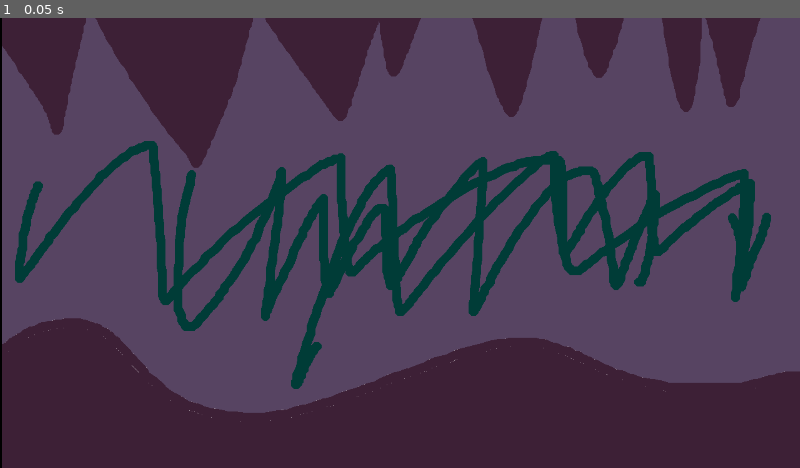
Above: before the commit, frame 1.
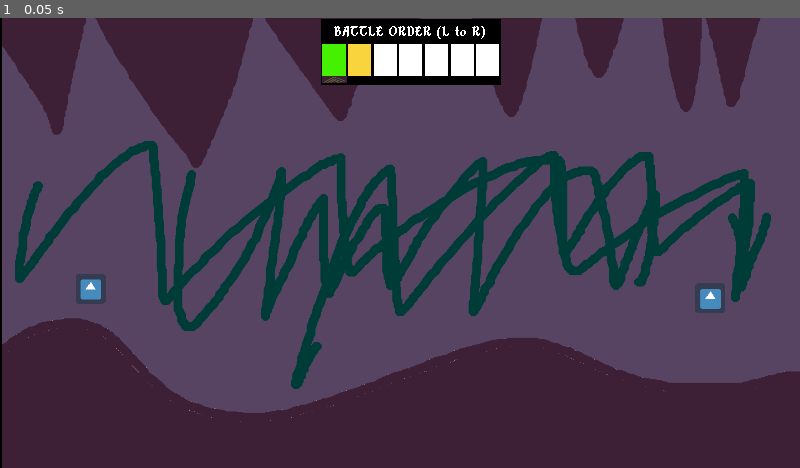
Above: after the commit, the same moment.

Repository: Xpost2000/G.G.D.C.-Team-Project
Game: Godot game, scene res://main_scene/GameBattleScene.tscn
The game is run twice, just before and just after one commit, with the same random seed, the same clock (stepped at 60 frames per second) and the same inputs. This scene is started directly instead of the project's main scene. The engine's default icon, where the game draws it, is replaced by a stand-in: a white triangle on a blue panel in a dark square.
Inputs:
- Up to frame 1 (0.05 s): no input

The runs differ from the first frame. In frame 1, 3.8% of the frame differs, in the area x 9-91%, y 0-66%.

Commit message:
more fleshing out

Diff:
--- a/main_scene/GameBattleScene.tscn
+++ b/main_scene/GameBattleScene.tscn
@@ -1,6 +1,13 @@
-[gd_scene load_steps=2 format=2]
+[gd_scene load_steps=6 format=2]
 
 [ext_resource path="res://images/battle/bkgrnds/dumpy_battle_cave_a.png" type="Texture" id=1]
+[ext_resource path="res://icon.png" type="Texture" id=2]
+[ext_resource path="res://fonts/Alkhemikal.ttf" type="DynamicFontData" id=3]
+[ext_resource path="res://images/ui/battle_ui_current_cursor.png" type="Texture" id=4]
+
+[sub_resource type="DynamicFont" id=1]
+size = 27
+font_data = ExtResource( 3 )
 
 [node name="BattleScene" type="Node2D"]
 
@@ -10,4 +17,105 @@
 position = Vector2( 643.722, 360.56 )
 texture = ExtResource( 1 )
 
+[node name="LeftSideParticipants" type="Node2D" parent="BattleLayer"]
+position = Vector2( 144.891, 433.395 )
+__meta__ = {
+"_edit_group_": true
+}
+
+[node name="Sprite" type="Sprite" parent="BattleLayer/LeftSideParticipants"]
+texture = ExtResource( 2 )
+
+[node name="RightSideParticipants" type="Node2D" parent="BattleLayer"]
+position = Vector2( 1136.45, 448.532 )
+__meta__ = {
+"_edit_group_": true
+}
+
+[node name="Sprite" type="Sprite" parent="BattleLayer/RightSideParticipants"]
+texture = ExtResource( 2 )
+
 [node name="BattleUILayer" type="CanvasLayer" parent="."]
+
+[node name="TurnMeter" type="ColorRect" parent="BattleUILayer"]
+margin_left = 513.0
+margin_top = 1.0
+margin_right = 801.0
+margin_bottom = 107.0
+color = Color( 0, 0, 0, 1 )
+__meta__ = {
+"_edit_use_anchors_": false
+}
+
+[node name="OrderOfBattle" type="Label" parent="BattleUILayer/TurnMeter"]
+margin_right = 286.0
+margin_bottom = 43.0
+custom_fonts/font = SubResource( 1 )
+text = "BATTLE ORDER (L to R)"
+align = 1
+valign = 1
+autowrap = true
+
+[node name="TurnStack" type="HBoxContainer" parent="BattleUILayer/TurnMeter"]
+margin_left = 3.0
+margin_top = 41.0
+margin_right = 285.0
+margin_bottom = 91.0
+__meta__ = {
+"_edit_use_anchors_": false
+}
+
+[node name="Current" type="ColorRect" parent="BattleUILayer/TurnMeter/TurnStack"]
+margin_right = 37.0
+margin_bottom = 50.0
+rect_min_size = Vector2( 37, 50 )
+color = Color( 0.27451, 0.945098, 0, 1 )
+
+[node name="Next" type="ColorRect" parent="BattleUILayer/TurnMeter/TurnStack"]
+margin_left = 41.0
+margin_right = 78.0
+margin_bottom = 50.0
+rect_min_size = Vector2( 37, 50 )
+color = Color( 0.984314, 0.835294, 0.243137, 1 )
+
+[node name="ColorRect3" type="ColorRect" parent="BattleUILayer/TurnMeter/TurnStack"]
+margin_left = 82.0
+margin_right = 119.0
+margin_bottom = 50.0
+rect_min_size = Vector2( 37, 50 )
+
+[node name="ColorRect4" type="ColorRect" parent="BattleUILayer/TurnMeter/TurnStack"]
+margin_left = 123.0
+margin_right = 160.0
+margin_bottom = 50.0
+rect_min_size = Vector2( 37, 50 )
+
+[node name="ColorRect5" type="ColorRect" parent="BattleUILayer/TurnMeter/TurnStack"]
+margin_left = 164.0
+margin_right = 201.0
+margin_bottom = 50.0
+rect_min_size = Vector2( 37, 50 )
+
+[node name="ColorRect6" type="ColorRect" parent="BattleUILayer/TurnMeter/TurnStack"]
+margin_left = 205.0
+margin_right = 242.0
+margin_bottom = 50.0
+rect_min_size = Vector2( 37, 50 )
+
+[node name="ColorRect7" type="ColorRect" parent="BattleUILayer/TurnMeter/TurnStack"]
+margin_left = 246.0
+margin_right = 283.0
+margin_bottom = 50.0
+rect_min_size = Vector2( 37, 50 )
+
+[node name="TextureRect" type="TextureRect" parent="BattleUILayer/TurnMeter"]
+margin_left = 3.00452
+margin_top = 91.6652
+margin_right = 43.0045
+margin_bottom = 102.665
+texture = ExtResource( 4 )
+expand = true
+stretch_mode = 1
+__meta__ = {
+"_edit_use_anchors_": false
+}
Binary file added: images/ui/battle_ui_current_cursor.png
Not shown, added: images/ui/battle_ui_current_cursor.png.import
